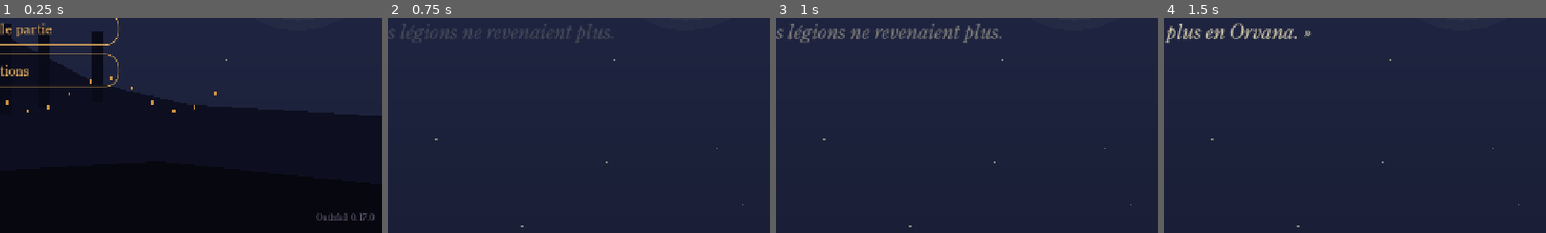
Above: before the commit, frames 1-4 (left to right).
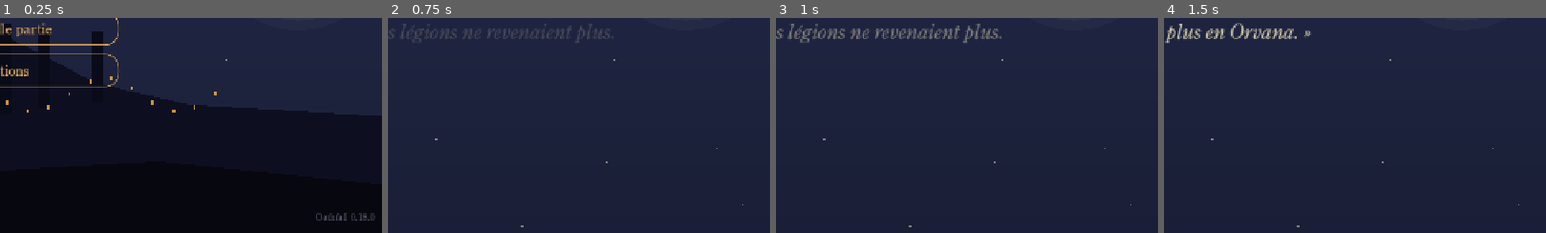
Above: after the commit, the same moments.

Repository: dev-Chris06/oathfall
Game: Godot game, scene res://scenes/main.tscn
Same seed, same stepped clock (60 frames per second), same inputs: the game is played once before the commit and once after it.
Inputs (mouse positions are % of the whole screen's width and height, from its top left):
- Up to frame 1 (0.25 s): no input
- Up to frame 2 (0.75 s): click "Nouvelle partie" at 0.5 s
- Up to frame 3 (1 s): no input
- Up to frame 4 (1.5 s): tap Enter at 1.25 s; drag from (50, 50) to (60, 28) at 1.27 s
The pictures show only the part of the screen within x 49-99%, y 50-100%; the shares and areas given below are measured in that part.

The runs differ from the first frame. In frame 1, 0.1% of the frame differs, in the area x 82-98%, y 90-95%; in frame 2, nothing differs; in frame 3, nothing differs; in frame 4, nothing differs.

Commit message:
Abords définis, derniers passages fermés
Chaque niveau a désormais un décor autour de son plateau : faubourg en
contrebas, terre et collines à la Fosse, pierre sous terre, fleuve animé
au moulin. Les coins ouverts des Allées, de la Porte des halles, de la
Chapelle, de l'Ossuaire et de la Fosse sont fermés. Le test d'accès est
plus fin (sondage tous les 0,1, héros plus mince). Version 0.18.0.

Co-Authored-By: Claude Sonnet 5.5 <noreply@anthropic.com>

Diff:
--- a/project.godot
+++ b/project.godot
@@ -12,7 +12,7 @@
 
 config/name="Oathfall"
 config/description="Action-RPG dark fantasy. Royaume d'Orvana : nul n'y meurt plus."
-config/version="0.17.0"
+config/version="0.18.0"
 run/main_scene="res://scenes/main.tscn"
 config/features=PackedStringArray("4.7", "GL Compatibility")
 config/icon="res://assets/icon/icon.png"
--- a/scripts/dev/selftest_bot.gd
+++ b/scripts/dev/selftest_bot.gd
@@ -1100,12 +1100,14 @@
 ## La zone que le héros atteint à pied depuis son départ, sans qu'aucune
 ## image de jeu ne passe : on sonde les obstacles avec sa capsule.
 func _reachable_zone(level: Level) -> Dictionary:
-	const STEP := 0.25
+	const STEP := 0.1
 	const LIMIT := Vector2(-115.0, 30.0)
 	const WIDTH := 45.0
 	var space := level.get_world_3d().direct_space_state
 	var shape := CapsuleShape3D.new()
-	shape.radius = 0.5
+	# Un peu plus mince que le héros (0,5) : un passage tout juste praticable
+	# doit être vu, c'est ainsi qu'un coin des Allées avait échappé au test.
+	shape.radius = 0.42
 	shape.height = 1.7
 	var query := PhysicsShapeQueryParameters3D.new()
 	query.shape = shape
--- a/scripts/level.gd
+++ b/scripts/level.gd
@@ -40,6 +40,10 @@
 var music_track: StringName = &""
 ## Terrain jouable (x, z, largeur, profondeur), pour habiller ses abords.
 var play_area := Rect2()
+## Décor des abords (voir `Scenery`) : cimetière par défaut.
+var scenery: StringName = &""
+## Étendue du sol dallé, notée par `pave()`.
+var floor_bounds := Rect2()
 
 var hero: Hero
 var controls: TouchControls
@@ -71,7 +75,8 @@
 	_build_environment()
 	_build()
 	if play_area.has_area():
-		dress_surroundings(play_area)
+		Scenery.dress(self, Scenery.UNDERGROUND if underground else (scenery if scenery != &"" else Scenery.CEMETERY),
+			floor_bounds if floor_bounds.has_area() else play_area, play_area)
 	if music_track == &"":
 		music_track = &"underground" if underground else &"cemetery"
 	Audio.level_track = music_track
@@ -529,43 +534,6 @@
 	solid(node.position + offset, size, node.rotation_degrees.y)
 
 
-## Habille ce qui entoure le terrain jouable (`play_area` : x, z, largeur,
-## profondeur) pour que la caméra, plus haute que les murs, ne montre jamais
-## de vide : de la terre sombre à perte de vue en plein air, un massif de
-## roche derrière les murs sous terre.
-func dress_surroundings(area: Rect2) -> void:
-	var ground := Fx.flat(Color(0.075, 0.07, 0.085), 0.0, 1.0)
-	if not underground:
-		var plane := MeshInstance3D.new()
-		var mesh := PlaneMesh.new()
-		mesh.size = Vector2(600.0, 600.0)
-		plane.mesh = mesh
-		plane.material_override = ground
-		plane.cast_shadow = GeometryInstance3D.SHADOW_CASTING_SETTING_OFF
-		plane.position = Vector3(area.get_center().x, -0.06, area.get_center().y)
-		add_child(plane)
-		return
-	var rock := Fx.flat(Color(0.06, 0.058, 0.075), 0.0, 1.0)
-	var reach := 60.0
-	var x0 := area.position.x
-	var x1 := area.end.x
-	var z0 := area.position.y
-	var z1 := area.end.y
-	for part: Rect2 in [
-			Rect2(x0 - reach, z0 - reach, reach, area.size.y + 2.0 * reach),
-			Rect2(x1, z0 - reach, reach, area.size.y + 2.0 * reach),
-			Rect2(x0, z0 - reach, area.size.x, reach),
-			Rect2(x0, z1, area.size.x, reach)]:
-		var block := MeshInstance3D.new()
-		var box := BoxMesh.new()
-		box.size = Vector3(part.size.x, 10.0, part.size.y)
-		block.mesh = box
-		block.material_override = rock
-		block.cast_shadow = GeometryInstance3D.SHADOW_CASTING_SETTING_OFF
-		block.position = Vector3(part.get_center().x, 5.0, part.get_center().y)
-		add_child(block)
-
-
 ## Pave le sol d'un même carreau en un seul appel de dessin. `cells` donne
 ## le centre de chaque carreau sur le plan (x, z).
 func pave(file: String, cells: Array[Vector2]) -> void:
@@ -578,8 +546,11 @@
 	multimesh.transform_format = MultiMesh.TRANSFORM_3D
 	multimesh.mesh = source.mesh
 	multimesh.instance_count = cells.size()
+	var tile := source.mesh.get_aabb().size
 	for i in cells.size():
 		multimesh.set_instance_transform(i, Transform3D(Basis(), Vector3(cells[i].x, 0.0, cells[i].y)))
+		var square := Rect2(cells[i].x - tile.x / 2.0, cells[i].y - tile.z / 2.0, tile.x, tile.z)
+		floor_bounds = square if not floor_bounds.has_area() else floor_bounds.merge(square)
 	var instance := MultiMeshInstance3D.new()
 	instance.multimesh = multimesh
 	# Le sol ne projette pas d'ombre : il ne ferait que la recevoir.
--- a/scripts/levels/l_ossuaire.gd
+++ b/scripts/levels/l_ossuaire.gd
@@ -133,7 +133,9 @@
 	# Le fond : un mur derrière le héros au départ, la sortie au nord.
 	solid(Vector3(0.0, 0.0, 5.5), Vector3(2.0 * CORRIDOR, 4.0, 1.0))
 	place("wall_doorway.glb", Vector3(0.0, 0.0, -88.5))
-	solid(Vector3(0.0, 0.0, -89.5), Vector3(4.0, 4.0, 1.0))
+	solid(Vector3(0.0, 0.0, -89.5), Vector3(6.6, 4.0, 1.0))
+	for x: float in [-2.0, 2.0]:
+		place("wall.glb", Vector3(x, 0.0, -89.5))
 	flame(Vector3(0.0, 2.6, -87.4), 2.6, 9.0)
 
 	# Les ossements.
--- a/scripts/levels/la_chapelle.gd
+++ b/scripts/levels/la_chapelle.gd
@@ -205,9 +205,9 @@
 			cells.append(Vector2(col * 4.0, row * 4.0))
 	pave(DUNGEON + "floor_tile_large.glb", cells)
 
-	_side_walls(NARTHEX, 4.0, -14.0)
+	_side_walls(NARTHEX, 6.0, -14.0)
 	_side_walls(NAVE, -14.0, -46.0)
-	_side_walls(CHOIR, -46.0, -80.0)
+	_side_walls(CHOIR, -46.0, -81.0)
 	_cross_wall(-14.0, 2.1, NAVE)
 	_cross_wall(-46.0, 2.1, CHOIR)
 	for gz in GATES_Z:
--- a/scripts/levels/la_fosse.gd
+++ b/scripts/levels/la_fosse.gd
@@ -25,6 +25,7 @@
 
 func _init() -> void:
 	title = "La Fosse"
+	scenery = Scenery.PIT
 	play_area = Rect2(-18.0, -54.0, 36.0, 62.0)
 	# Les monticules d'où elle jaillit, en couronne autour du centre.
 	for i in 6:
@@ -194,6 +195,12 @@
 			k += 1
 		solid(Vector3(side * 4.8, 0.0, -7.5), Vector3(0.6, 4.0, 29.0))
 	solid(Vector3(0.0, 0.0, 7.5), Vector3(10.0, 4.0, 1.0))
+	# Les murs du chemin rejoignent le cercle de monticules à l'entrée de la
+	# fosse : plus de passage entre les deux.
+	for side: float in [-1.0, 1.0]:
+		grave_piece("fence", Vector3(side * 5.9, 0.0, -20.3), 90.0)
+		grave_piece("fence_pillar", Vector3(side * 5.9, 0.0, -22.3))
+		solid(Vector3(side * 5.8, 0.0, -20.8), Vector3(1.4, 4.0, 3.6))
 	# La grille tient entre deux piliers, et des panneaux de clôture la
 	# prolongent jusqu'aux murs du chemin : plus de vide sur les côtés.
 	for x: float in [-2.1, 2.1]:
@@ -253,13 +260,14 @@
 	# on ne peut plus contourner la fosse par le nord.
 	for x: float in [-8.1, -4.1, 4.1, 8.1]:
 		grave_piece("fence", Vector3(x, 0.0, -50.5))
-	solid(Vector3(0.0, 0.0, -52.5), Vector3(14.0, 4.0, 1.0))
+	solid(Vector3(0.0, 0.0, -52.5), Vector3(20.0, 4.0, 1.0))
 	for x: float in [-6.5, 6.5]:
 		solid(Vector3(x, 0.0, -50.5), Vector3(6.0, 4.0, 0.6))
 	for side: float in [-1.0, 1.0]:
 		grave_piece("fence", Vector3(side * 9.9, 0.0, -49.6), 90.0)
 		grave_piece("fence_pillar", Vector3(side * 9.9, 0.0, -47.6))
-		solid(Vector3(side * 9.7, 0.0, -49.6), Vector3(0.8, 4.0, 2.6))
+		grave_piece("fence", Vector3(side * 9.9, 0.0, -53.1), 90.0)
+		solid(Vector3(side * 9.7, 0.0, -50.8), Vector3(0.8, 4.0, 5.2))
 	for at: Vector3 in [Vector3(-3.0, 0.0, -8.0), Vector3(2.0, 0.0, -15.0), CENTER + Vector3(4.0, 0.0, 3.0)]:
 		grave_piece("skull", at, at.z * 13.0).scale = Vector3.ONE * 0.45
 		grave_piece("bone_A", at + Vector3(0.6, 0.05, 0.4), at.z * 31.0)
--- a/scripts/levels/la_porte_des_halles.gd
+++ b/scripts/levels/la_porte_des_halles.gd
@@ -141,8 +141,15 @@
 	grave_piece("post_lantern", Vector3(-3.0, 0.0, -78.5))
 
 	# Les bords de la place.
-	solid(Vector3(-HALF_WIDTH - 0.3, 0.0, -38.0), Vector3(0.6, 4.0, 92.0))
-	solid(Vector3(HALF_WIDTH + 0.3, 0.0, -38.0), Vector3(0.6, 4.0, 92.0))
+	# Le chemin d'arrivée est clos de clôtures (les murs latéraux laissaient
+	# un passage de 1,2 dans les coins du fond).
+	for side: float in [-1.0, 1.0]:
+		grave_piece("fence", Vector3(side * HALF_WIDTH, 0.0, 7.0), 90.0)
+		grave_piece("fence_pillar", Vector3(side * HALF_WIDTH, 0.0, 9.5))
+	for x: float in [-8.0, -4.0, 0.0, 4.0, 8.0]:
+		grave_piece("fence", Vector3(x, 0.0, 9.5))
+	solid(Vector3(-HALF_WIDTH - 0.3, 0.0, -37.1), Vector3(0.6, 4.0, 93.8))
+	solid(Vector3(HALF_WIDTH + 0.3, 0.0, -37.1), Vector3(0.6, 4.0, 93.8))
 	solid(Vector3(0.0, 0.0, 9.5), Vector3(2.0 * HALF_WIDTH, 4.0, 0.6))
 	solid(Vector3(0.0, 0.0, -80.5), Vector3(2.0 * HALF_WIDTH, 4.0, 0.6))
 	for x: float in [-5.55, 5.55]:
--- a/scripts/levels/les_allees.gd
+++ b/scripts/levels/les_allees.gd
@@ -162,8 +162,15 @@
 	grave_piece("tree_dead_large", Vector3(9.0, 0.0, -82.0), 120.0)
 
 	# Les bords : l'allée est fermée de part et d'autre.
-	solid(Vector3(-HALF_WIDTH - 0.3, 0.0, -38.0), Vector3(0.6, 4.0, 92.0))
-	solid(Vector3(HALF_WIDTH + 0.3, 0.0, -38.0), Vector3(0.6, 4.0, 92.0))
+	# Le chemin d'arrivée est clos de clôtures (les murs latéraux laissaient
+	# un passage de 1,2 dans les coins du fond).
+	for side: float in [-1.0, 1.0]:
+		grave_piece("fence", Vector3(side * HALF_WIDTH, 0.0, 7.0), 90.0)
+		grave_piece("fence_pillar", Vector3(side * HALF_WIDTH, 0.0, 9.5))
+	for x: float in [-4.0, 0.0, 4.0]:
+		grave_piece("fence", Vector3(x, 0.0, 9.5))
+	solid(Vector3(-HALF_WIDTH - 0.3, 0.0, -37.1), Vector3(0.6, 4.0, 93.8))
+	solid(Vector3(HALF_WIDTH + 0.3, 0.0, -37.1), Vector3(0.6, 4.0, 93.8))
 	solid(Vector3(0.0, 0.0, 9.5), Vector3(2.0 * HALF_WIDTH, 4.0, 0.6))
 	solid(Vector3(0.0, 0.0, -80.5), Vector3(2.0 * HALF_WIDTH, 4.0, 0.6))
 	for x: float in [-4.2, 4.2]:
--- a/scripts/levels/refuge.gd
+++ b/scripts/levels/refuge.gd
@@ -19,6 +19,7 @@
 
 func _init() -> void:
 	title = "Le moulin"
+	scenery = Scenery.RIVER
 	play_area = Rect2(-16.8, -27.0, 33.6, 40.5)
 
 
--- /dev/null
+++ b/scripts/scenery.gd
@@ -0,0 +1,281 @@
+class_name Scenery
+extends RefCounted
+## Les abords d'un niveau : le terrain jouable est un plateau surélevé, et tout
+## ce que la caméra voit autour est un décor défini selon le lieu, jamais du
+## noir ni un horizon indéfini.
+##
+## La caméra regarde vers le bas (36° sous l'horizontale, 24° de demi-champ) :
+## elle ne voit jamais le ciel, seulement le sol jusqu'à environ 45 m. Les
+## abords sont donc du sol plus bas, vu d'en haut, avec ce qui s'y trouve :
+## toits d'un faubourg, collines, rive d'en face, ou roche sous terre.
+##
+## Tout est fait de peu d'objets (des MultiMesh, une seule commande de dessin
+## chacun) et de matériaux qui luisent un peu : le téléphone de l'auteur est
+## modeste, et un matériau sans lueur retombe au noir sous la brume.
+
+const CEMETERY := &"cemetery"
+const PIT := &"pit"
+const UNDERGROUND := &"underground"
+const RIVER := &"river"
+
+
+## Habille les abords. `floor_rect` : le sol dallé (x, z, largeur, profondeur) ;
+## `walls` : le terrain jouable, que ferment les murs.
+static func dress(level: Level, kind: StringName, floor_rect: Rect2, walls: Rect2) -> void:
+	var rng := RandomNumberGenerator.new()
+	rng.seed = hash(level.title)
+	match kind:
+		UNDERGROUND:
+			_rock(level, walls, rng)
+		PIT:
+			_ground(level, floor_rect, 6.0, Color(0.24, 0.16, 0.14), Color(0.13, 0.09, 0.08))
+			_hills(level, floor_rect, 6.0, rng)
+			_trees(level, floor_rect, 6.0, rng, 34, Color(0.05, 0.03, 0.03))
+		RIVER:
+			_river(level, floor_rect, rng)
+		_:
+			_ground(level, floor_rect, 8.0, Color(0.17, 0.23, 0.42), Color(0.1, 0.12, 0.22))
+			_town(level, floor_rect, 8.0, rng)
+			_trees(level, floor_rect, 8.0, rng, 26, Color(0.03, 0.035, 0.07))
+
+
+# --- Pièces communes ----------------------------------------------------------
+
+static func _glow(color: Color, energy: float) -> StandardMaterial3D:
+	var material := Fx.flat(color, 0.0, 1.0)
+	material.emission_enabled = true
+	material.emission = color
+	material.emission_energy_multiplier = energy
+	return material
+
+
+static func _add(level: Level, mesh: Mesh, material: Material, at: Vector3) -> MeshInstance3D:
+	var node := MeshInstance3D.new()
+	node.mesh = mesh
+	node.material_override = material
+	node.cast_shadow = GeometryInstance3D.SHADOW_CASTING_SETTING_OFF
+	node.position = at
+	level.add_child(node)
+	return node
+
+
+static func _multi(level: Level, mesh: Mesh, material: Material, transforms: Array[Transform3D]) -> void:
+	if transforms.is_empty():
+		return
+	var multimesh := MultiMesh.new()
+	multimesh.transform_format = MultiMesh.TRANSFORM_3D
+	multimesh.mesh = mesh
+	multimesh.instance_count = transforms.size()
+	for i in transforms.size():
+		multimesh.set_instance_transform(i, transforms[i])
+	var node := MultiMeshInstance3D.new()
+	node.multimesh = multimesh
+	node.material_override = material
+	node.cast_shadow = GeometryInstance3D.SHADOW_CASTING_SETTING_OFF
+	level.add_child(node)
+
+
+static func _box(size: Vector3) -> BoxMesh:
+	var mesh := BoxMesh.new()
+	mesh.size = size
+	return mesh
+
+
+## Du sol plus bas, à perte de vue, et sous le dallage un socle plein : le
+## terrain jouable se lit comme un plateau.
+static func _ground(level: Level, floor_rect: Rect2, drop: float, ground: Color, plinth: Color) -> void:
+	var plane := PlaneMesh.new()
+	plane.size = Vector2(500.0, 500.0)
+	_add(level, plane, _glow(ground, 1.5), Vector3(floor_rect.get_center().x, -drop, floor_rect.get_center().y))
+	var height := drop - 0.55
+	_add(level, _box(Vector3(floor_rect.size.x, height, floor_rect.size.y)), _glow(plinth, 1.2),
+		Vector3(floor_rect.get_center().x, -0.55 - height / 2.0, floor_rect.get_center().y))
+
+
+## Un point au hasard dans l'anneau autour du terrain, à `near` mètres au moins
+## de lui et `far` au plus.
+static func _ring_point(rng: RandomNumberGenerator, floor_rect: Rect2, near: float, far: float) -> Vector2:
+	var inner := floor_rect.grow(near)
+	for attempt in 40:
+		var spread := rng.randf_range(near, far)
+		var p := Vector2(
+			rng.randf_range(floor_rect.position.x - spread, floor_rect.end.x + spread),
+			rng.randf_range(floor_rect.position.y - spread, floor_rect.end.y + spread))
+		if not inner.has_point(p):
+			return p
+	return Vector2(floor_rect.end.x + near + 1.0, floor_rect.end.y + near + 1.0)
+
+
+# --- Faubourg, collines, arbres -----------------------------------------------
+
+## Les toits du faubourg, vus d'en haut, et ses lanternes.
+static func _town(level: Level, floor_rect: Rect2, drop: float, rng: RandomNumberGenerator) -> void:
+	var walls: Array[Transform3D] = []
+	var roofs: Array[Transform3D] = []
+	var lamps: Array[Transform3D] = []
+	var cell := 10.0
+	var area := floor_rect.grow(70.0)
+	var inner := floor_rect.grow(5.0)
+	var x := area.position.x
+	while x < area.end.x:
+		var z := area.position.y
+		while z < area.end.y:
+			var p := Vector2(x + rng.randf_range(0.0, cell * 0.4), z + rng.randf_range(0.0, cell * 0.4))
+			z += cell
+			if inner.has_point(p) or rng.randf() < 0.28:
+				continue
+			var w := rng.randf_range(4.0, 7.0)
+			var d := rng.randf_range(4.0, 7.0)
+			var h := rng.randf_range(3.0, 6.0)
+			walls.append(Transform3D(Basis.from_scale(Vector3(w, h, d)), Vector3(p.x, -drop + h / 2.0, p.y)))
+			var turn := Basis(Vector3.UP, PI * 0.5 * rng.randi_range(0, 1))
+			roofs.append(Transform3D(turn * Basis.from_scale(Vector3(w + 0.8, 2.2, d + 0.8)), Vector3(p.x, -drop + h + 1.1, p.y)))
+			if rng.randf() < 0.55:
+				lamps.append(Transform3D(Basis.from_scale(Vector3(0.5, 0.5, 0.5)), Vector3(p.x + w / 2.0 + 1.0, -drop + 1.2, p.y + d / 2.0 + 0.8)))
+		x += cell
+	_multi(level, _box(Vector3.ONE), _glow(Color(0.13, 0.17, 0.32), 1.6), walls)
+	var prism := PrismMesh.new()
+	prism.size = Vector3.ONE
+	_multi(level, prism, _glow(Color(0.2, 0.12, 0.15), 1.3), roofs)
+	_multi(level, _box(Vector3.ONE), _glow(Color(1.0, 0.7, 0.3), 4.5), lamps)
+
+
+## Des collines basses autour de la fosse.
+static func _hills(level: Level, floor_rect: Rect2, drop: float, rng: RandomNumberGenerator) -> void:
+	var transforms: Array[Transform3D] = []
+	for i in 46:
+		var p := _ring_point(rng, floor_rect, 10.0, 70.0)
+		var r := rng.randf_range(7.0, 16.0)
+		var h := rng.randf_range(3.0, 7.0)
+		transforms.append(Transform3D(Basis.from_scale(Vector3(r, h, r)), Vector3(p.x, -drop, p.y)))
+	var mesh := SphereMesh.new()
+	mesh.radius = 1.0
+	mesh.height = 2.0
+	mesh.radial_segments = 10
+	mesh.rings = 5
+	_multi(level, mesh, _glow(Color(0.2, 0.13, 0.12), 1.3), transforms)
+
+
+## Des arbres morts, en silhouette, plantés sur le sol bas.
+static func _trees(level: Level, floor_rect: Rect2, drop: float, rng: RandomNumberGenerator, count: int, color: Color) -> void:
+	var trunks: Array[Transform3D] = []
+	var branches: Array[Transform3D] = []
+	for i in count:
+		var p := _ring_point(rng, floor_rect, 4.0, 45.0)
+		var h := rng.randf_range(4.5, 8.0)
+		trunks.append(Transform3D(Basis.from_scale(Vector3(1.0, h, 1.0)), Vector3(p.x, -drop + h / 2.0, p.y)))
+		for b in 3:
+			var tilt := Basis(Vector3.UP, rng.randf() * TAU) * Basis(Vector3.RIGHT, rng.randf_range(0.7, 1.2))
+			var length := rng.randf_range(2.0, 3.5)
+			branches.append(Transform3D(tilt * Basis.from_scale(Vector3(1.0, length, 1.0)), Vector3(p.x, -drop + h * rng.randf_range(0.6, 0.95), p.y)))
+	var trunk := CylinderMesh.new()
+	trunk.top_radius = 0.08
+	trunk.bottom_radius = 0.28
+	trunk.height = 1.0
+	trunk.radial_segments = 5
+	trunk.rings = 1
+	var twig := CylinderMesh.new()
+	twig.top_radius = 0.02
+	twig.bottom_radius = 0.1
+	twig.height = 1.0
+	twig.radial_segments = 4
+	twig.rings = 1
+	var material := _glow(color, 0.3)
+	_multi(level, trunk, material, trunks)
+	_multi(level, twig, material, branches)
+
+
+# --- Le fleuve ----------------------------------------------------------------
+
+const WATER_SHADER := """
+shader_type spatial;
+render_mode unshaded;
+varying vec3 world;
+void vertex() {
+	world = (MODEL_MATRIX * vec4(VERTEX, 1.0)).xyz;
+}
+void fragment() {
+	// Des rides qui glissent vers l'est, et la lueur de la lune par endroits.
+	float flow = world.x * 0.7 - TIME * 1.3 + sin(world.z * 0.45) * 2.0;
+	float ripple = sin(flow) * sin(world.z * 1.1 - TIME * 0.6 + world.x * 0.2);
+	float line = smoothstep(0.82, 1.0, ripple);
+	float glint = smoothstep(0.93, 1.0, sin(world.x * 0.23 + TIME * 0.4) * sin(world.z * 0.31 - TIME * 0.3));
+	vec3 water = vec3(0.13, 0.25, 0.48);
+	ALBEDO = water + line * vec3(0.22, 0.36, 0.55) + glint * vec3(0.35, 0.33, 0.22);
+}
+"""
+
+
+## Un fleuve en contrebas ; sa rive d'en face porte un faubourg bas.
+static func _river(level: Level, floor_rect: Rect2, rng: RandomNumberGenerator) -> void:
+	var drop := 3.5
+	var shader := Shader.new()
+	shader.code = WATER_SHADER
+	var water := ShaderMaterial.new()
+	water.shader = shader
+	var plane := PlaneMesh.new()
+	plane.size = Vector2(500.0, 500.0)
+	_add(level, plane, water, Vector3(floor_rect.get_center().x, -drop, floor_rect.get_center().y))
+	var height := drop - 0.55
+	_add(level, _box(Vector3(floor_rect.size.x, height, floor_rect.size.y)), _glow(Color(0.12, 0.12, 0.2), 1.2),
+		Vector3(floor_rect.get_center().x, -0.55 - height / 2.0, floor_rect.get_center().y))
+	# La rive d'en face : de la terre à 20 m, qui porte des toits bas et des arbres.
+	var far := floor_rect.grow(20.0)
+	var bank := _glow(Color(0.13, 0.16, 0.28), 1.4)
+	var top := -2.6
+	for part: Rect2 in [
+			Rect2(far.position.x - 300.0, far.position.y - 300.0, 300.0, far.size.y + 600.0),
+			Rect2(far.end.x, far.position.y - 300.0, 300.0, far.size.y + 600.0),
+			Rect2(far.position.x, far.position.y - 300.0, far.size.x, 300.0),
+			Rect2(far.position.x, far.end.y, far.size.x, 300.0)]:
+		_add(level, _box(Vector3(part.size.x, 1.0, part.size.y)), bank, Vector3(part.get_center().x, top - 0.5, part.get_center().y))
+	var houses: Array[Transform3D] = []
+	var roofs: Array[Transform3D] = []
+	var lamps: Array[Transform3D] = []
+	for i in 40:
+		var p := _ring_point(rng, floor_rect, 24.0, 60.0)
+		var w := rng.randf_range(4.0, 7.0)
+		var d := rng.randf_range(4.0, 7.0)
+		var h := rng.randf_range(2.5, 4.5)
+		houses.append(Transform3D(Basis.from_scale(Vector3(w, h, d)), Vector3(p.x, top + h / 2.0, p.y)))
+		roofs.append(Transform3D(Basis.from_scale(Vector3(w + 0.8, 2.0, d + 0.8)), Vector3(p.x, top + h + 1.0, p.y)))
+		if rng.randf() < 0.6:
+			lamps.append(Transform3D(Basis.from_scale(Vector3(0.5, 0.5, 0.5)), Vector3(p.x + w / 2.0 + 1.0, top + 1.2, p.y)))
+	_multi(level, _box(Vector3.ONE), _glow(Color(0.13, 0.17, 0.32), 1.6), houses)
+	var prism := PrismMesh.new()
+	prism.size = Vector3.ONE
+	_multi(level, prism, _glow(Color(0.2, 0.12, 0.15), 1.3), roofs)
+	_multi(level, _box(Vector3.ONE), _glow(Color(1.0, 0.7, 0.3), 3.0), lamps)
+	_trees(level, floor_rect.grow(18.0), 2.6, rng, 22, Color(0.04, 0.05, 0.09))
+
+
+# --- Sous terre ---------------------------------------------------------------
+
+## Un massif de roche derrière les murs, plus haut que la caméra, rythmé de
+## piliers et de lueurs de torches : on ne voit que de la pierre.
+static func _rock(level: Level, walls: Rect2, rng: RandomNumberGenerator) -> void:
+	var rock := _glow(Color(0.11, 0.1, 0.13), 0.8)
+	var reach := 60.0
+	var bottom := -3.0
+	var top := 11.0
+	var parts: Array[Rect2] = [
+		Rect2(walls.position.x - reach, walls.position.y - reach, reach, walls.size.y + 2.0 * reach),
+		Rect2(walls.end.x, walls.position.y - reach, reach, walls.size.y + 2.0 * reach),
+		Rect2(walls.position.x, walls.position.y - reach, walls.size.x, reach),
+		Rect2(walls.position.x, walls.end.y, walls.size.x, reach)]
+	for part in parts:
+		_add(level, _box(Vector3(part.size.x, top - bottom, part.size.y)), rock,
+			Vector3(part.get_center().x, (top + bottom) / 2.0, part.get_center().y))
+	# Des piliers saillants et des niches éclairées le long des deux grands côtés.
+	var pillars: Array[Transform3D] = []
+	var niches: Array[Transform3D] = []
+	var z := walls.position.y + 4.0
+	while z < walls.end.y - 2.0:
+		for side: float in [-1.0, 1.0]:
+			var x := walls.position.x if side < 0.0 else walls.end.x
+			pillars.append(Transform3D(Basis.from_scale(Vector3(1.6, 14.0, 1.4)), Vector3(x - side * 0.6, 4.0, z)))
+			if rng.randf() < 0.55:
+				niches.append(Transform3D(Basis.from_scale(Vector3(0.2, 1.1, 0.7)), Vector3(x - side * 0.15, 6.2, z + 4.0)))
+		z += 9.0
+	_multi(level, _box(Vector3.ONE), _glow(Color(0.2, 0.18, 0.22), 1.0), pillars)
+	_multi(level, _box(Vector3.ONE), _glow(Color(1.0, 0.62, 0.25), 3.5), niches)
Not shown, changed: export_presets.cfg
Not shown, added: scripts/scenery.gd.uid
Not shown, changed: CLAUDE.md
